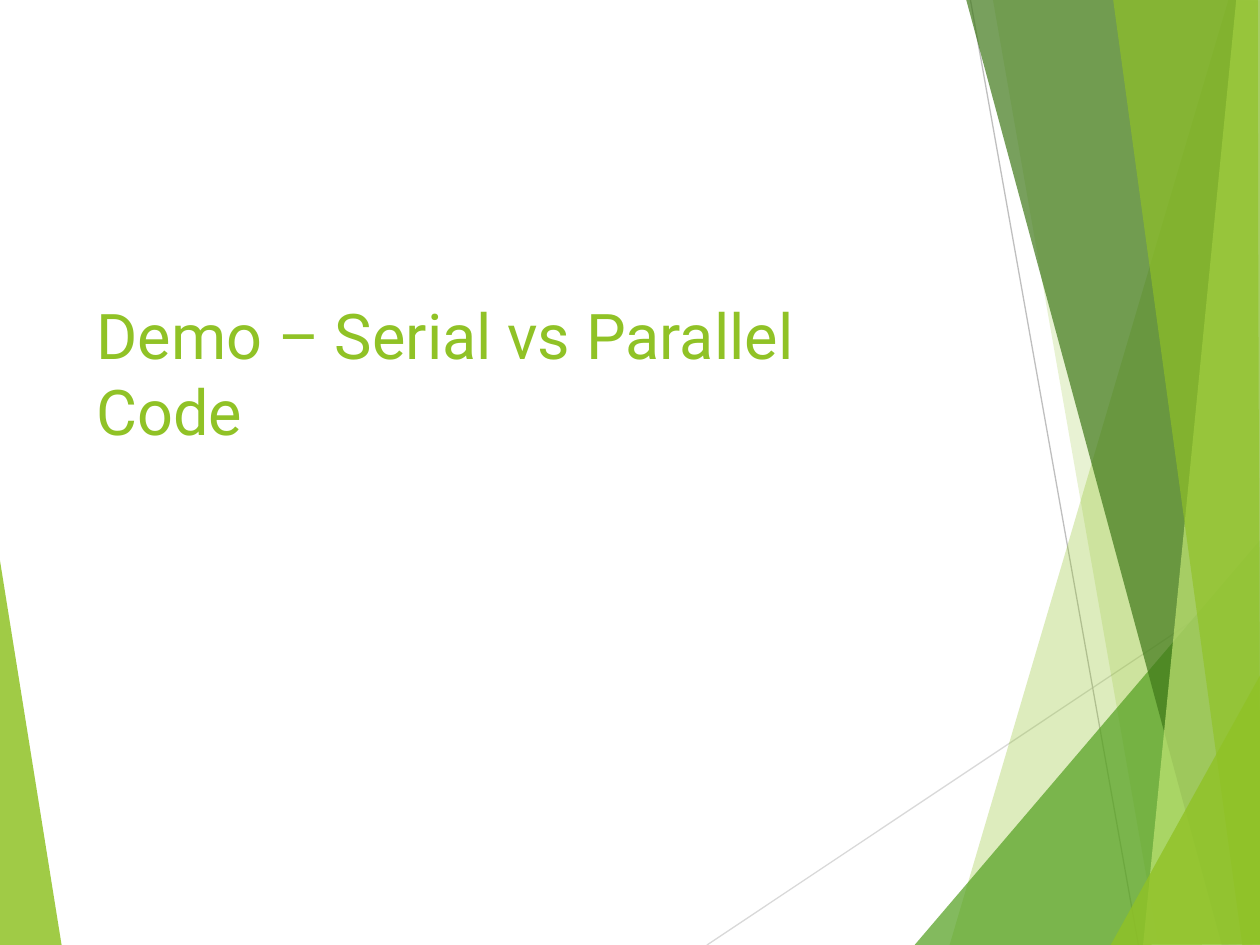
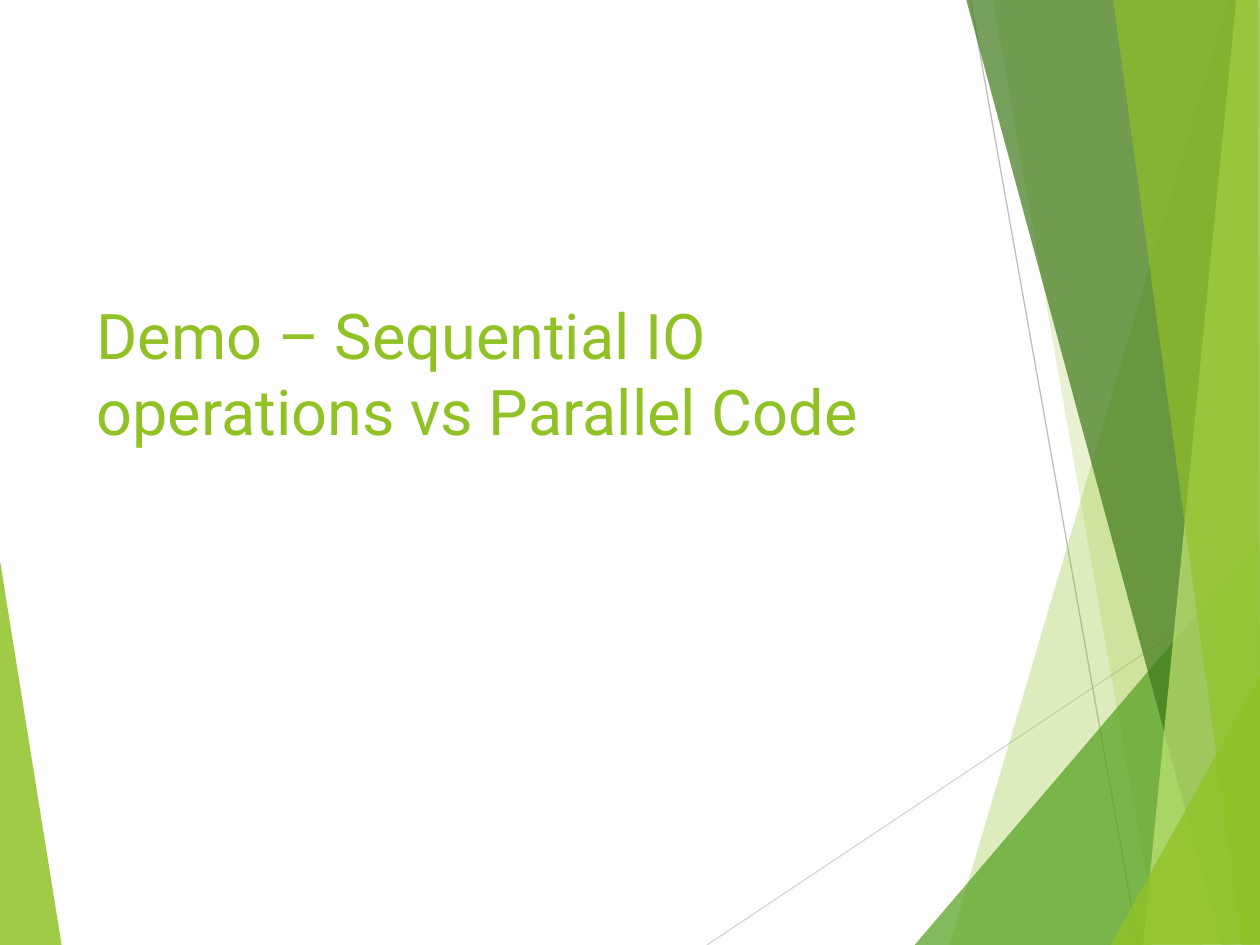
Before and after one commit to tamartwe/ijs_munich, a slide deck: slide 27 of node_js_performance/nodejs_performance/NodeJs_Performance.pptx. Drawn at 1260x945 pixels with LibreOffice and Linux fonts; fonts in the diff are those of the drawing. Boxes give left, top, right and bottom in pixels: in the first picture for what was removed or moved away, otherwise in the second. Text is boxed around its words. In the diff, an @@ line names an element or a change of style, - is before the commit and + after.

```diff
--- a/node_js_performance/nodejs_performance/NodeJs_Performance.pptx
+++ b/node_js_performance/nodejs_performance/NodeJs_Performance.pptx
@@ title at (97, 311, 858, 448): text changed @@
-Demo – Serial vs Parallel Code
+Demo – Sequential IO operations vs Parallel Code
```
Also in this commit, not shown: 17 other slides changed, 3 slides added, 13 other files.
